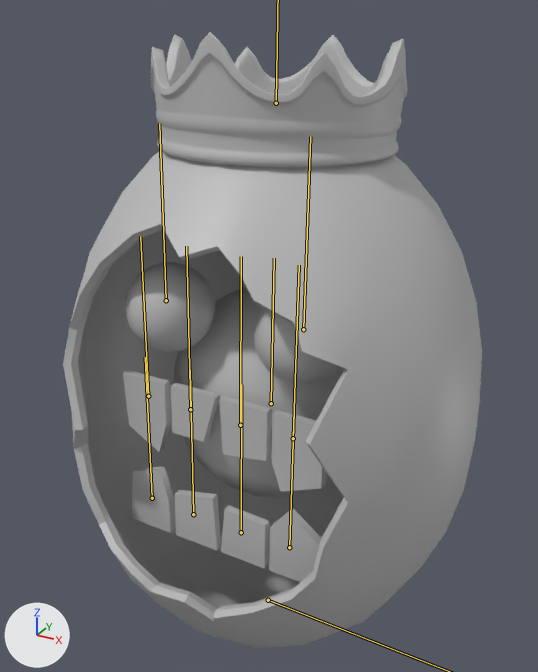
The FBX model IronChefUnity/Iron Chef/Assets/Animations/Enemies/Benedict/EggP2Move.fbx: old version first, new version second.
Rendered twice from a 50 mm camera at (5.2, -10.2, 9.8) aimed at (-0.2, -0.38, 4.89). The lights are fixed; the arrows at lower left show +X, +Y and +Z. Both versions are drawn at frame 31 of the action 'Take 001'; the numbers are the values there. The bones that bend it are drawn over the model as lines.

Names of what the first picture shows: 'eggBenedictPhase2'.
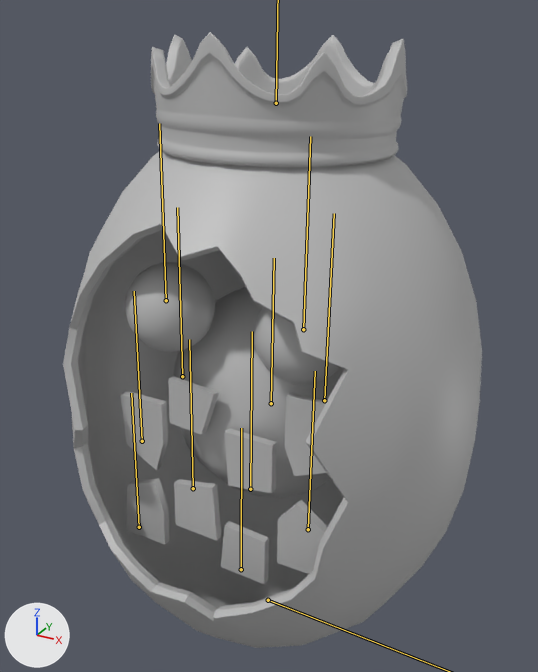
Location of each change, [x1, y1, x2, y2] in pixels of the pictures (538 x 672 px):
```json
{"object": "eggBenedictPhase2", "change": "posed", "before": [63, 32, 482, 648], "after": [63, 32, 482, 648]}
{"bone": "LowLeft_Tooth", "before": "(152, 498) to (145, 357)", "after": "(139, 527) to (131, 393)"}
{"bone": "LowMidLeft_Tooth", "before": "(193, 514) to (190, 370)", "after": "(193, 488) to (189, 339)"}
{"bone": "LowMidRight_Tooth", "before": "(241, 532) to (241, 384)", "after": "(241, 569) to (241, 428)"}
{"bone": "LowRight_Tooth", "before": "(289, 547) to (294, 395)", "after": "(308, 529) to (315, 371)"}
{"bone": "TopLeft_Tooth", "before": "(148, 396) to (140, 236)", "after": "(142, 441) to (134, 291)"}
{"bone": "TopMidLeft_Tooth", "before": "(190, 409) to (186, 246)", "after": "(182, 376) to (177, 207)"}
{"bone": "TopMidRight_Tooth", "before": "(240, 425) to (241, 256)", "after": "(250, 489) to (252, 331)"}
{"bone": "TopRight_Tooth", "before": "(293, 438) to (299, 265)", "after": "(324, 400) to (334, 213)"}
```

The change, as JSON lines over the scene's bpy script:
```json
{"block": "bone_lowleft_tooth", "where": "bone_lowleft_tooth = bpy.data.objects['Armature'].pose.bones['LowLeft_Tooth']  # child of 'Egg_Middle'"}
{"op": "set", "path": "bone_lowleft_tooth.location", "old": "(0.0, 0.0, 0.0)", "new": "(-30.0, -68.0, 0.0)"}
{"block": "bone_lowmidleft_tooth", "where": "bone_lowmidleft_tooth = bpy.data.objects['Armature'].pose.bones['LowMidLeft_Tooth']  # child of 'Egg_Middle'"}
{"op": "set", "path": "bone_lowmidleft_tooth.location", "old": "(0.0, 0.0, 0.0)", "new": "(0.0, 48.0, 0.0)"}
{"block": "bone_lowmidright_tooth", "where": "bone_lowmidright_tooth = bpy.data.objects['Armature'].pose.bones['LowMidRight_Tooth']  # child of 'Egg_Middle'"}
{"op": "set", "path": "bone_lowmidright_tooth.location", "old": "(0.0, 0.0, 0.0)", "new": "(0.0, -69.0, 0.0)"}
{"block": "bone_lowright_tooth", "where": "bone_lowright_tooth = bpy.data.objects['Armature'].pose.bones['LowRight_Tooth']  # child of 'Egg_Middle'"}
{"op": "set", "path": "bone_lowright_tooth.location", "old": "(0.0, 0.0, 0.0)", "new": "(29.0, 43.0, 0.0)"}
{"block": "bone_topleft_tooth", "where": "bone_topleft_tooth = bpy.data.objects['Armature'].pose.bones['TopLeft_Tooth']  # child of 'Egg_Middle'"}
{"op": "set", "path": "bone_topleft_tooth.location", "old": "(0.0, 0.0, 0.0)", "new": "(-17.0, -83.0, 0.0)"}
{"block": "bone_topmidleft_tooth", "where": "bone_topmidleft_tooth = bpy.data.objects['Armature'].pose.bones['TopMidLeft_Tooth']  # child of 'Egg_Middle'"}
{"op": "set", "path": "bone_topmidleft_tooth.location", "old": "(0.0, 0.0, 0.0)", "new": "(-13.0, 51.0, 0.0)"}
{"block": "bone_topmidright_tooth", "where": "bone_topmidright_tooth = bpy.data.objects['Armature'].pose.bones['TopMidRight_Tooth']  # child of 'Egg_Middle'"}
{"op": "set", "path": "bone_topmidright_tooth.location", "old": "(0.0, 0.0, 0.0)", "new": "(18.0, -102.0, 0.0)"}
{"block": "bone_topright_tooth", "where": "bone_topright_tooth = bpy.data.objects['Armature'].pose.bones['TopRight_Tooth']  # child of 'Egg_Middle'"}
{"op": "set", "path": "bone_topright_tooth.location", "old": "(0.0, 0.0, 0.0)", "new": "(44.0, 70.0, 0.0)"}
```
